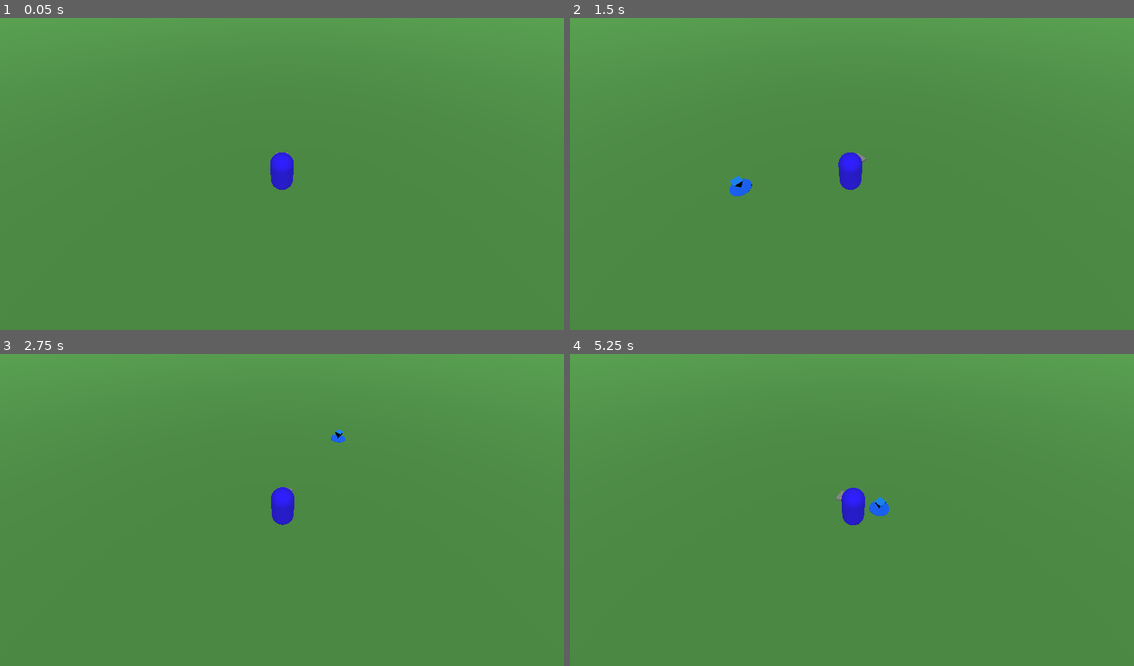
Above: before the commit, frames 1-4 (two rows, left to right).
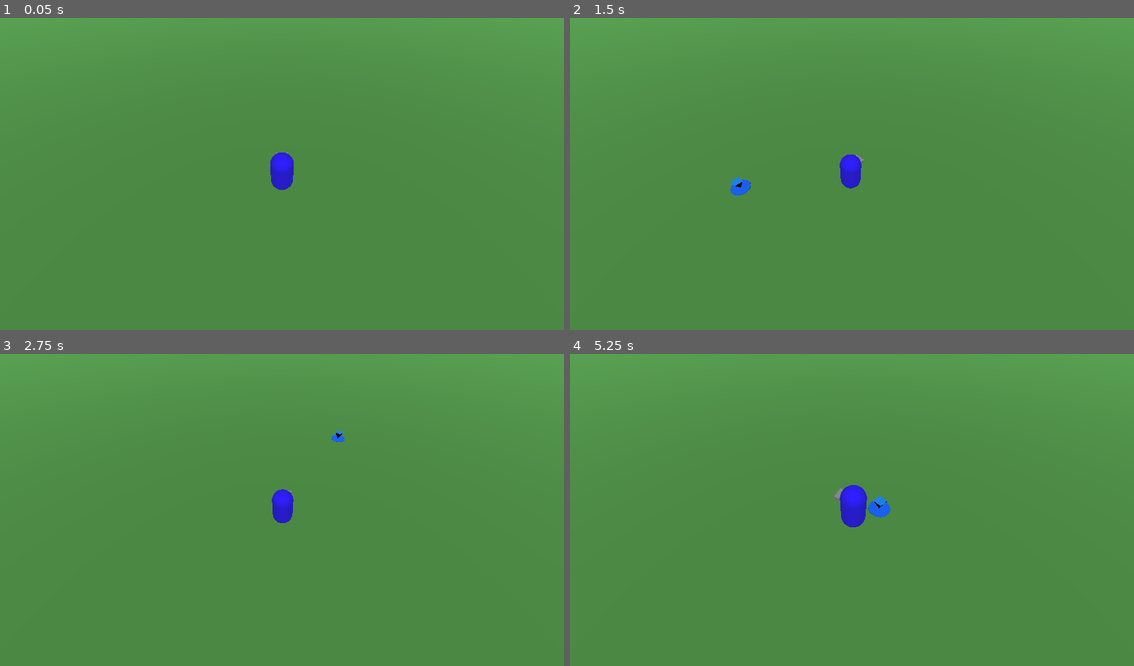
Above: after the commit, the same moments.

Repository: vitorreao/dungeon_walkers
Game: Godot game, scene res://levels/Level.tscn
Same seed, same stepped clock (60 frames per second), same inputs: the game is played once before the commit and once after it.
Inputs (mouse positions are in pixels of both pictures, inside the frame that each line leads up to):
- Up to frame 1 (0.05 s): no input
- Up to frame 2 (1.5 s): tap Enter at 0.5 s; move the mouse to (976, 155) at 0.52 s; tap Mouse wheel up (Zoom In) at 0.6 s; click (976, 155) at 0.67 s; tap Mouse wheel down (Zoom Out) at 0.8, 1.35 s; move the mouse to (739, 186) at 1.27 s; click (739, 186) at 1.42 s
- Up to frame 3 (2.75 s): tap Mouse wheel up (Zoom In) at 1.55 s; move the mouse to (338, 438) at 2.02 s; press the mouse at (338, 438) at 2.03 s; tap Mouse wheel down (Zoom Out) at 2.3 s
- Up to frame 4 (5.25 s): tap Space at 2.75 s; move the mouse to (823, 572) at 2.77 s; release the mouse at (823, 572) at 2.78 s; right-click (823, 572) at 2.85 s; click (823, 572) at 2.92 s; tap Mouse wheel up (Zoom In) at 3.05, 3.6, 4.55, 5.1 s; move the mouse to (1021, 556) at 3.52 s; click (1021, 556) at 3.67 s; tap Mouse wheel down (Zoom Out) at 3.8, 4.35 s; move the mouse to (682, 460) at 4.27 s; click (682, 460) at 4.42 s; move the mouse to (880, 506) at 5.02 s; click (880, 506) at 5.17 s

The runs differ from the first frame. In frame 2, 0.1% of the frame differs, in the area x 28-53%, y 43-58%; in frame 3, 0.1%; in frame 4, 0.2%, in the area x 46-57%, y 41-56%.

Commit message:
Add camera zoom in and out

Diff:
--- a/character_controller/camera_movement.gd
+++ b/character_controller/camera_movement.gd
@@ -4,7 +4,11 @@
 @export var distance_to_target: float = 9
 @export var sensitivity: float = 0.01
 @export var starting_pitch: float = -50
-@export var rotation_speed: float = 2.0
+@export var rotation_speed: float = 3.0
+@export var max_pitch: float = -20.0
+@export var min_pitch: float = -85
+@export var max_distance_to_target: float = 15
+@export var min_distance_to_target: float = 5
 
 var _start_mouse_position: Vector2
 var _axis: Vector2
@@ -26,12 +30,22 @@
 	if Input.is_action_just_released("Orbit"):
 		_axis = Vector2.ZERO
 	if Input.is_action_just_released("Zoom In"):
-		pass
+		distance_to_target = clamp(
+			distance_to_target - 1,
+			min_distance_to_target,
+			max_distance_to_target
+		)
+	if Input.is_action_just_released("Zoom Out"):
+		distance_to_target = clamp(
+			distance_to_target + 1,
+			min_distance_to_target,
+			max_distance_to_target
+		)
 
 func _physics_process(delta):
 	_yaw -= _axis.x * sensitivity
 	_pitch -= _axis.y * sensitivity
-	_pitch = clamp(_pitch, -85, -20)
+	_pitch = clamp(_pitch, min_pitch, max_pitch)
 	var target_rotation = Quaternion.from_euler(Vector3(deg_to_rad(_pitch), deg_to_rad(_yaw), 0))
 	var new_rotation = Quaternion(transform.basis).slerp(target_rotation, rotation_speed * delta)
 	transform.basis = Basis(new_rotation)
